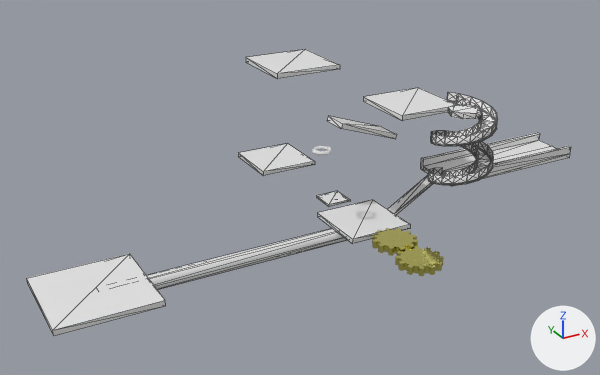
Before and after pictures for a commit that changed the glTF model assets/level2.glb.
Both versions are drawn from a camera (50 mm lens) standing at (-55.1, -82.9, 47.9) and looking at (-6.2, 6.0, 3.5). The axes (+X, +Y, +Z) are drawn at lower right. The lights are the same throughout. Mesh edges are drawn as thin lines on the coarser meshes. Objects named as collision shapes, trigger or cutter boxes, shadow casters or lower levels of detail are left out. Where no turn or scale is listed for an object, it has been applied to the vertices. Vertices at the same position are counted once.

The first picture shows 'Cube-col', 'Cube-col.001', 'Cube-col.002', 'Cube-col.003', 'Cube-col.004', 'Cube-col.005', 'Cube-col.006', 'Cylinder-ab', 'Gear-ab', 'Gear2-ab', 'platform-ab', 'spiral-col'.
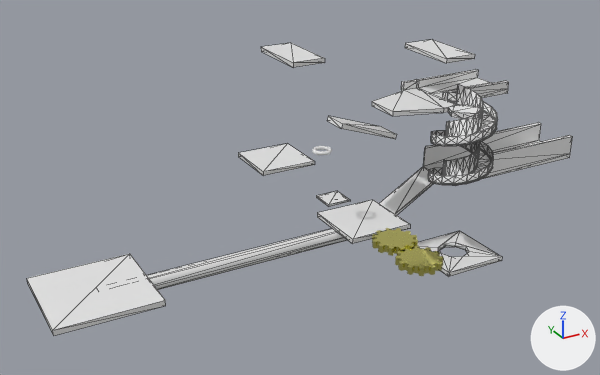
Where the newer file only moved an object's origin or applied its transform, the numbers keep the older frame.

The change, as a diff of the scene's bpy script:
```diff
--- a/assets/level2.glb.py
+++ b/assets/level2.glb.py
@@ me_cube_003 @@
 me_cube_003.from_pydata(...)  # 28 vertices, 52 faces; spans x -4.4..17.0, y -3.4..3.4, z -0.3..1.4
-me_cube_003.vertices[9].co = (-4.4, 3.4, -0.3)  # pixel (420, 169)
-me_cube_003.vertices[11].co = (-4.4, 3.4, 0.3)  # pixel (420, 165)
-me_cube_003.vertices[14].co = (-4.4, 3.4, 1.4)  # pixel (421, 158)
-me_cube_003.vertices[21].co = (-4.4, -3.4, -0.3)  # pixel (451, 186)
-me_cube_003.vertices[23].co = (-4.4, -3.4, 0.3)
-me_cube_003.vertices[26].co = (-4.4, -3.4, 1.4)
+# me_cube_003 part 1
+for i in [12, 13, 15]: me_cube_003.vertices[i].co += Vector((0.0, 0.0, 1.6))
+me_cube_003.vertices[9].co = (-3.8, 3.4, -0.3)
+me_cube_003.vertices[11].co = (-3.8, 3.4, 0.3)  # pixel (424, 164)
+me_cube_003.vertices[14].co = (-3.8, 3.4, 3.0)  # pixel (425, 146)
+# me_cube_003 part 2
+for i in [24, 25, 27]: me_cube_003.vertices[i].co += Vector((0.0, 0.0, 1.6))
+me_cube_003.vertices[21].co = (-3.8, -3.4, -0.3)  # pixel (455, 185)
+me_cube_003.vertices[23].co = (-3.8, -3.4, 0.3)
+me_cube_003.vertices[26].co = (-3.8, -3.4, 3.0)
 me_cube_003.materials.append(mat_material_001)
@@ me_cube_006 @@
-me_cube_006.from_pydata(...)  # 396 vertices, 768 faces; spans x -4.1..4.1, y -4.1..4.1, z -0.1..11.79
+me_cube_006.from_pydata(...)  # 396 vertices, 768 faces; spans x -4.1..4.1, y -4.1..4.1, z -0.1..13.32
+# me_cube_006 part 3: 66 of the vertices in x -2.21..2.21, y -2.21..2.21, z 1.17..11.79 are moved by (0.0, 0.0, 1.52)
@@ me_cube_007 @@
-me_cube_007.from_pydata(...)  # 8 vertices, 12 faces; spans x -4.43..4.43, y -4.43..4.43, z -0.31..0.31
+me_cube_007.from_pydata(...)  # 20 vertices, 36 faces; spans x -4.43..4.43, y -4.43..4.87, z -0.31..1.37
+# me_cube_007 part 4
+# 4 vertices are removed from x -4.43..4.43, y -4.43..4.43, z -0.31..0.31
+# 12 faces are deleted
+# 2 vertices move from x -4.43, y -4.43..4.43, z -0.31..0.31 to x -4.43, y -2.38..2.38, z -0.31..0.31
+# 10 vertices are added at x -4.43..1.94, y -4.43..4.87, z -0.31..1.37
+# 6 new vertices lie (2.49, 0.0, 0.0) away from vertices in x 1.94, y 4.26..4.87, z -0.31..1.37
+# 36 new faces join them
 me_cube_007.materials.append(mat_material)
@@ me_cube_009 @@
 me_cube_009.from_pydata(...)  # 8 vertices, 12 faces; spans x -4.43..4.43, y -4.43..4.43, z -0.31..0.31
+# me_cube_009 part 5: the whole mesh is scaled about its middle by (0.5, 1, 1)
 me_cube_009.materials.append(mat_material)
@@ ob_cube_col_002 @@
 ob_cube_col_002 = bpy.data.objects.new('Cube-col.002', me_cube_002)
-ob_cube_col_002.location = (8.12, 0.01, 1.86)
+ob_cube_col_002.location = (8.12, 1.01, 1.86)
@@ ob_cube_col_006 @@
 ob_cube_col_006 = bpy.data.objects.new('Cube-col.006', me_cube_009)
-ob_cube_col_006.location = (-5.81, 8.86, 19.64)
+ob_cube_col_006.location = (-5.81, 8.86, 20.77)
@@ ob_cube_col_009 @@
+ob_cube_col_009 = bpy.data.objects.new('Cube-col.009', me_cube_012)  # a box spanning x -2.22..2.22, y -4.43..4.43, z -0.31..0.31; in mat_material (white #e7e7e7)
+ob_cube_col_009.location = (11.77, 1.34, 20.77)
@@ ob_cube_col_008 @@
+ob_cube_col_008 = bpy.data.objects.new('Cube-col.008', me_cube_011)  # 24 vertices, 48 faces; spans x -4.43..4.43, y -4.43..4.43, z -0.31..0.31; in mat_material (white #e7e7e7)
+ob_cube_col_008.location = (11.63, -5.18, -5.7)
@@ ob_cube_col_007 @@
+ob_cube_col_007 = bpy.data.objects.new('Cube-col.007', me_cube_010)  # 28 vertices, 52 faces; spans x 0.0..10.67, y -3.45..3.45, z -0.31..1.36; in mat_material_001 (white #e7e7e7)
+ob_cube_col_007.location = (11.63, 2.57, 14.38)
```

Pixel boxes [x1, y1, x2, y2] of what changed, in the pictures (600 x 375 px; the box of a moved part takes in the faces that stretch with it):
'Cube-col.003', reshaped: before [421, 133, 571, 186]; after [424, 122, 573, 179]
'spiral-col', reshaped (7% taller): before [428, 92, 497, 185]; after [428, 85, 497, 185]
'Cube-col.006', mesh rescaled, moved (32% narrower, 19% shorter): before [246, 49, 340, 79]; after [261, 43, 325, 67]
'Cube-col.001', reshaped (9% narrower, 12% taller): before [363, 88, 458, 121]; after [372, 79, 458, 116]
'Cube-col.008', added: after [418, 231, 502, 277]
'Cube-col.007', added: after [417, 69, 509, 101]
'Cube-col.002', moved: before [388, 174, 434, 215]; after [379, 166, 434, 215]
'Cube-col.009', added: after [405, 40, 475, 63]
part 1 of me_cube_003, moved or reshaped: before [421, 133, 540, 170]; after [424, 122, 541, 166]
part 2 of me_cube_003, moved or reshaped: before [450, 146, 571, 186]; after [482, 135, 573, 179]
part 3 of me_cube_006, moved or reshaped: before [443, 96, 483, 176]; after [443, 85, 484, 176]
